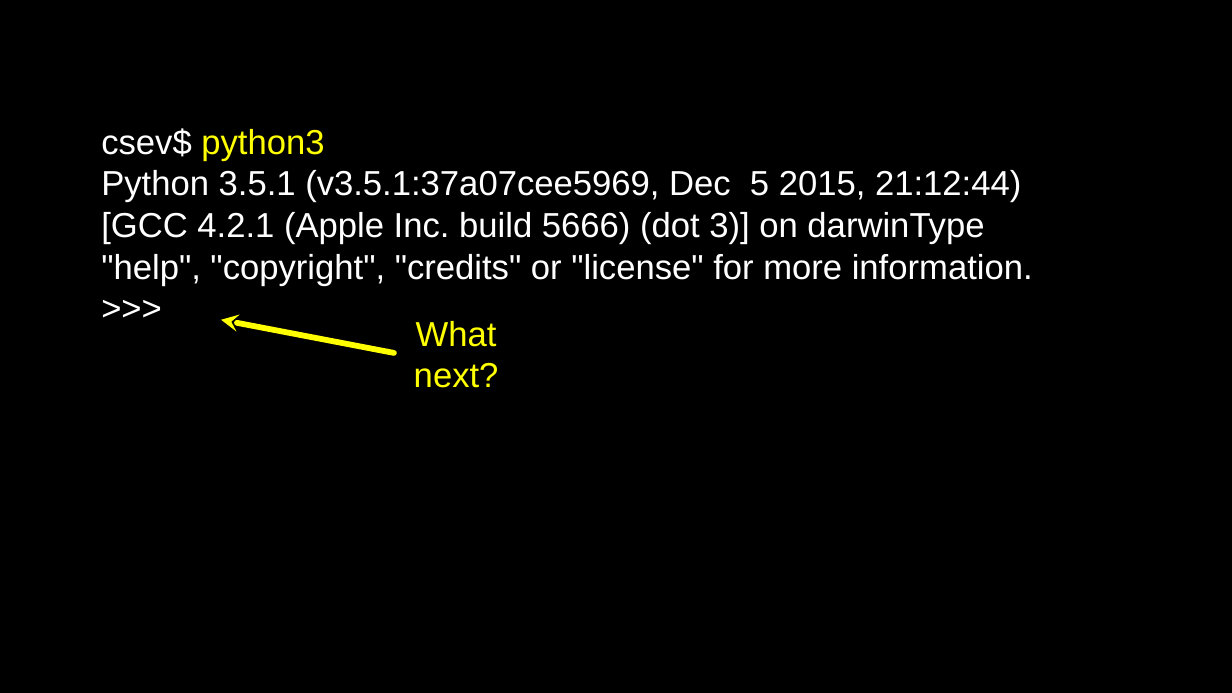
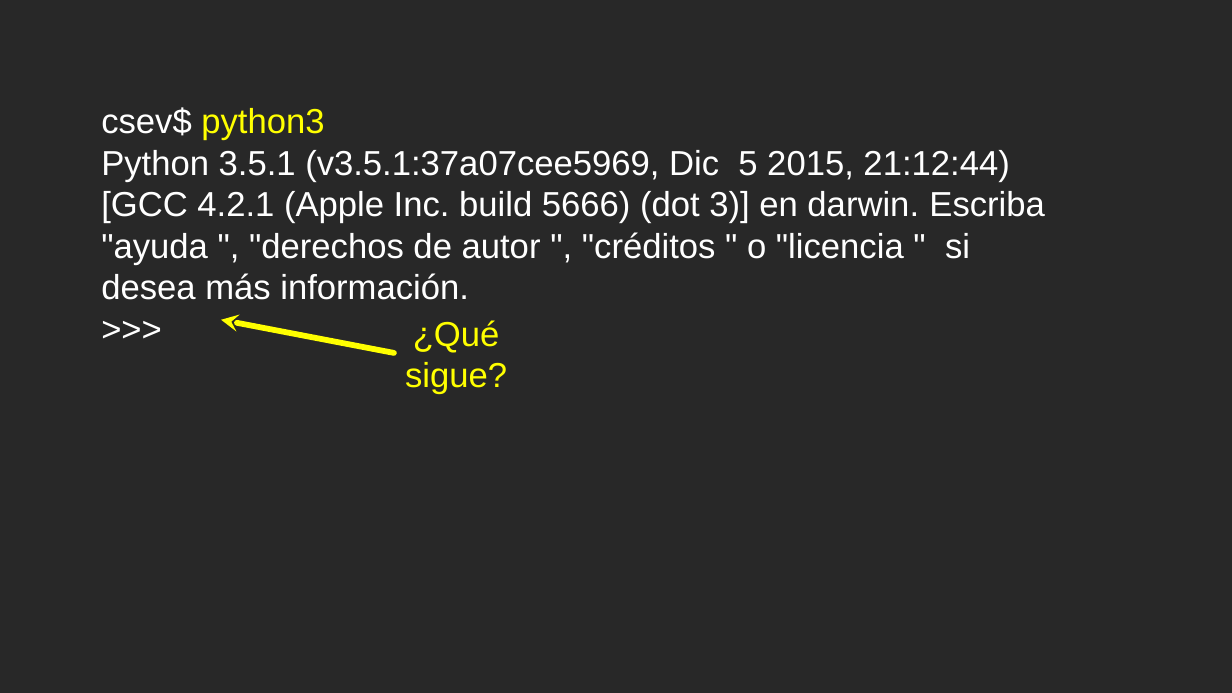
Before and after one commit to csev/py4e, a slide deck: slide 28 of lectures3/Pythonlearn-01-Intro.pptx. Drawn at 1232x693 pixels with LibreOffice and Linux fonts; fonts in the diff are those of the drawing. Boxes give left, top, right and bottom in pixels: in the first picture for what was removed or moved away, otherwise in the second. Text is boxed around its words. In the diff, an @@ line names an element or a change of style, - is before the commit and + after.

```diff
--- a/lectures3/Pythonlearn-01-Intro.pptx
+++ b/lectures3/Pythonlearn-01-Intro.pptx
@@ background #000000 to #282828 @@
@@ text at [101,150,1044,300]: text changed @@
-Python 3.5.1 (v3.5.1:37a07cee5969, Dec 5 2015, 21:12:44) [GCC 4.2.1 (Apple Inc. build 5666) (dot 3)] on darwinType "help", "copyright", "credits" or "license" for more information.
+Python 3.5.1 (v3.5.1:37a07cee5969, Dic 5 2015, 21:12:44) [GCC 4.2.1 (Apple Inc. build 5666) (dot 3)] en darwin. Escriba "ayuda ", "derechos de autor ", "créditos " o "licencia " si desea más información.
@@ text at [405,320,507,394]: text changed @@
-What next?
+¿Qué sigue?
@@ rectangle removed at [0,633,1232,693] @@
```
Also in this commit, not shown: 15 other slides changed, 29 slides added, 29 slides removed, 12 other files.
